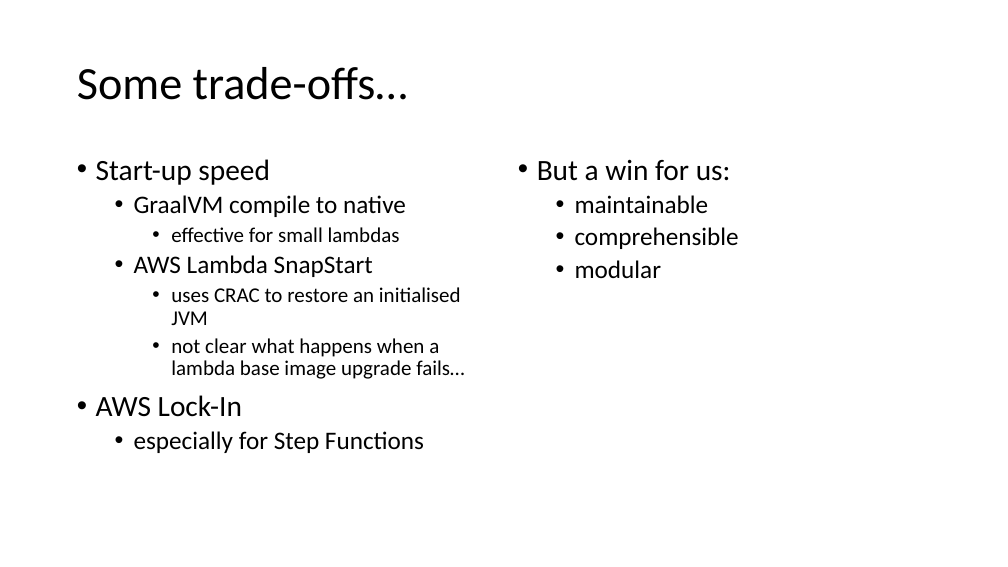
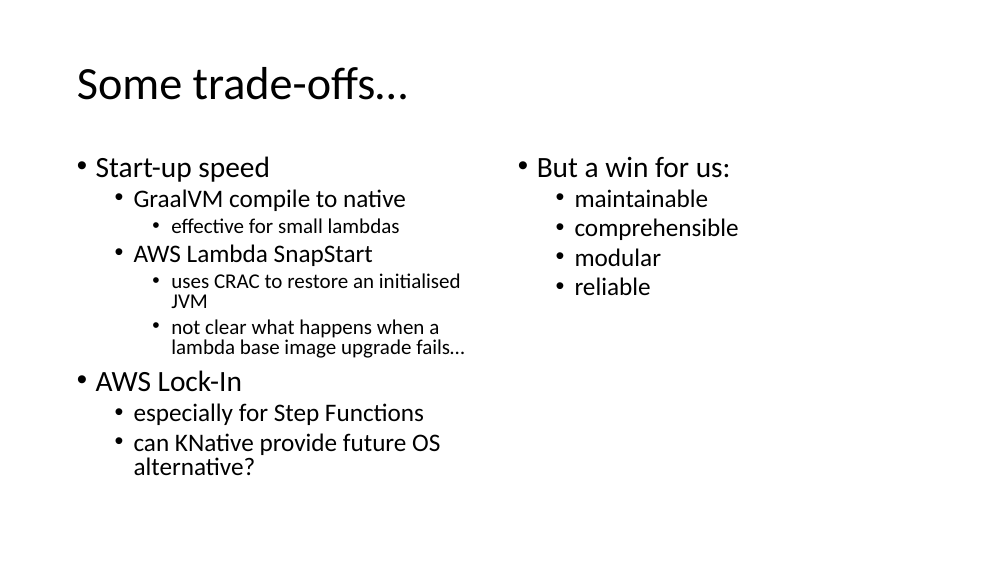
Before and after one commit to annesadleir/devoxx-london-23, a slide deck: slide 14 of FiveYearsOfServerlessJava.pptx. Drawn at 1008x567 pixels with LibreOffice and Linux fonts; fonts in the diff are those of the drawing. Boxes give left, top, right and bottom in pixels: in the first picture for what was removed or moved away, otherwise in the second. Text is boxed around its words. In the diff, an @@ line names an element or a change of style, - is before the commit and + after.

```diff
--- a/FiveYearsOfServerlessJava.pptx
+++ b/FiveYearsOfServerlessJava.pptx
@@ text at bbox=[96, 156, 464, 425]: line spacing 0.9 to 0.8 @@
@@ text at bbox=[537, 156, 739, 267]: line spacing 0.9 to 0.8 @@
@@ text at bbox=[575, 277, 651, 296]: paragraph added @@
+  • reliable
@@ text at bbox=[134, 433, 440, 476]: paragraph added @@
+  • can KNative provide future OS alternative?
```
Also in this commit, not shown: 3 other slides changed.
